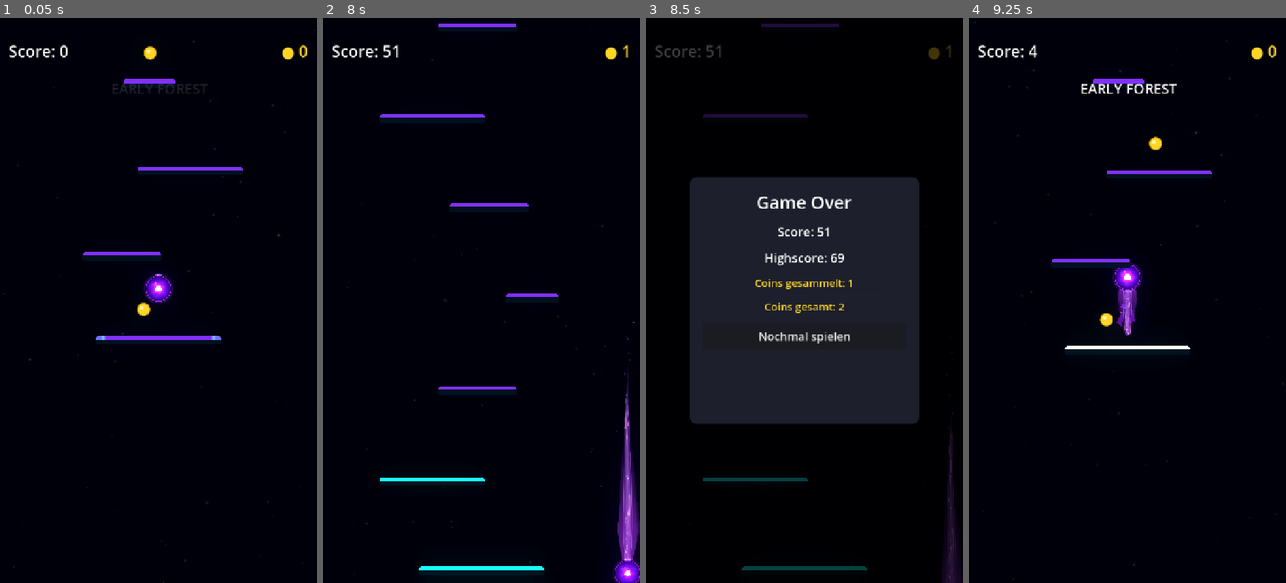
Above: before the commit, frames 1-4 (left to right).
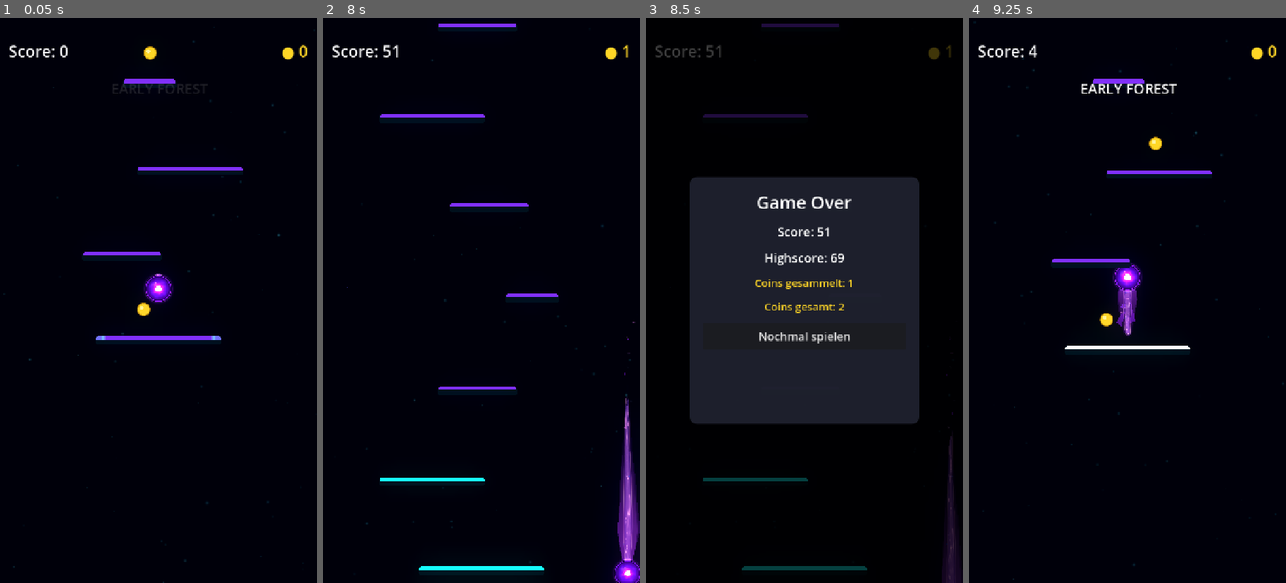
Above: after the commit, the same moments.

Repository: Kryodo/TowerJump
Game: Godot game, scene res://scenes/main.tscn
Same seed, same stepped clock (60 frames per second), same inputs: the game is played once before the commit and once after it.
Inputs (mouse positions are in pixels of both pictures, inside the frame that each line leads up to):
- Up to frame 1 (0.05 s): no input
- Up to frame 2 (8 s): move the mouse to (551, 272) at 0.52 s; hold Right (ui_right) 0.53-1.25 s; click (551, 272) at 0.67 s; drag from (418, 328) to (471, 193) at 1.27 s; click "Nochmal spielen" at 2 s; move the mouse to (513, 176) at 2.77 s; hold Right (ui_right) 2.78-3.5 s; drag from (465, 413) to (411, 215) at 3.52 s; move the mouse to (576, 385) at 4.27 s; hold Left (ui_left) 4.28-5 s; click "Nochmal spielen" at 5 s; drag from (386, 215) to (471, 204) at 5.77 s; move the mouse to (497, 300) at 6.52 s; hold Left (ui_left) 6.53-7.25 s; click (497, 300) at 6.67 s; drag from (433, 159) to (418, 328) at 7.27 s
- Up to frame 3 (8.5 s): move the mouse to (874, 272) at 8.02 s; hold Right (ui_right) from 8.03 s (still down)
- Up to frame 4 (9.25 s): release Right (ui_right) at 8.75 s; click "Nochmal spielen" at 8.75 s

Frame 1 is identical in both runs. In frame 2, less than 0.1% of the frame differs, in the area x 95-97%, y 62-69%; in frame 3, less than 0.1%; in frame 4, less than 0.1%.

Commit message:
Apply shared dissolve mask to inner energy stream

Diff:
--- a/scenes/ball_trail_energy.gdshader
+++ b/scenes/ball_trail_energy.gdshader
@@ -8,6 +8,9 @@
 uniform float trail_progress_scale = 1.0;
 uniform float pulse_progress = -1.0;
 uniform float pulse_strength = 0.0;
+uniform float dissolve_start = 0.66;
+uniform float dissolve_end = 0.94;
+uniform float dissolve_enabled = 1.0;
 
 
 // ------------------------------------------------------------
@@ -65,6 +68,30 @@
 	value += noise(p) * amplitude;
 
 	return value;
+}
+
+
+
+float comet_dissolve_mask(vec2 uv) {
+	float along = clamp(uv.x, 0.0, 1.0);
+	float mirrored_across = abs(clamp(uv.y, 0.0, 1.0) * 2.0 - 1.0);
+	float coarse_pattern = noise(vec2(
+		along * 27.0 + mirrored_across * 2.2,
+		mirrored_across * 4.6 + 1.7
+	));
+	float detail_pattern = noise(vec2(
+		along * 53.0 + mirrored_across * 3.4 + 13.7,
+		mirrored_across * 9.0 + 5.3
+	));
+	float breakup_pattern = mix(coarse_pattern, detail_pattern, 0.28);
+	float dissolve_amount = smoothstep(dissolve_start, dissolve_end, along);
+	float dissolve_threshold = mix(-0.14, 1.14, dissolve_amount);
+	float visible_mask = smoothstep(
+		dissolve_threshold - 0.075,
+		dissolve_threshold + 0.075,
+		breakup_pattern
+	);
+	return mix(1.0, visible_mask, clamp(dissolve_enabled, 0.0, 1.0));
 }
 
 
@@ -243,6 +270,6 @@
 
 	COLOR = vec4(
 		final_color,
-		energy
-	);
-}
+		energy * comet_dissolve_mask(uv)
+	);
+}
